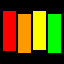
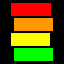
Layers edited between the first and the second 64x64 image:
painted on "Layer 3 copy 3" over [14, 14, 61, 61]
painted on "Layer 3 copy 2" over [11, 11, 50, 50]
painted on "Layer 3 copy" over [14, 14, 53, 53]
painted on "Layer 3" over [3, 3, 51, 51]
